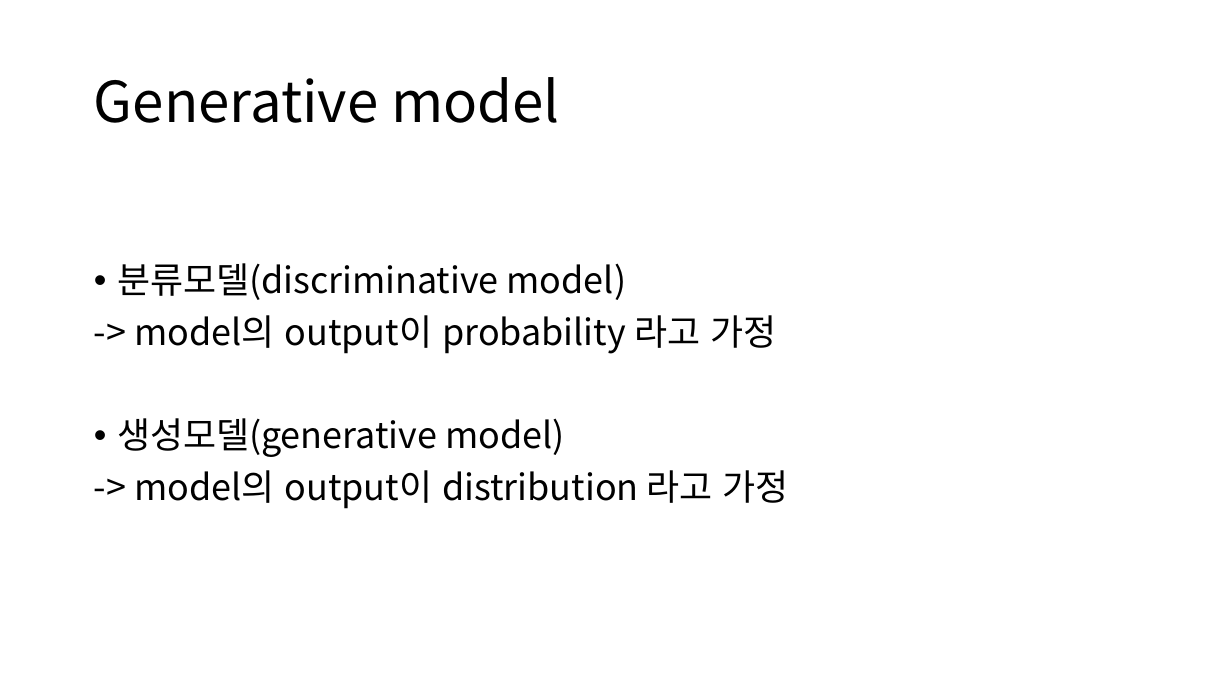
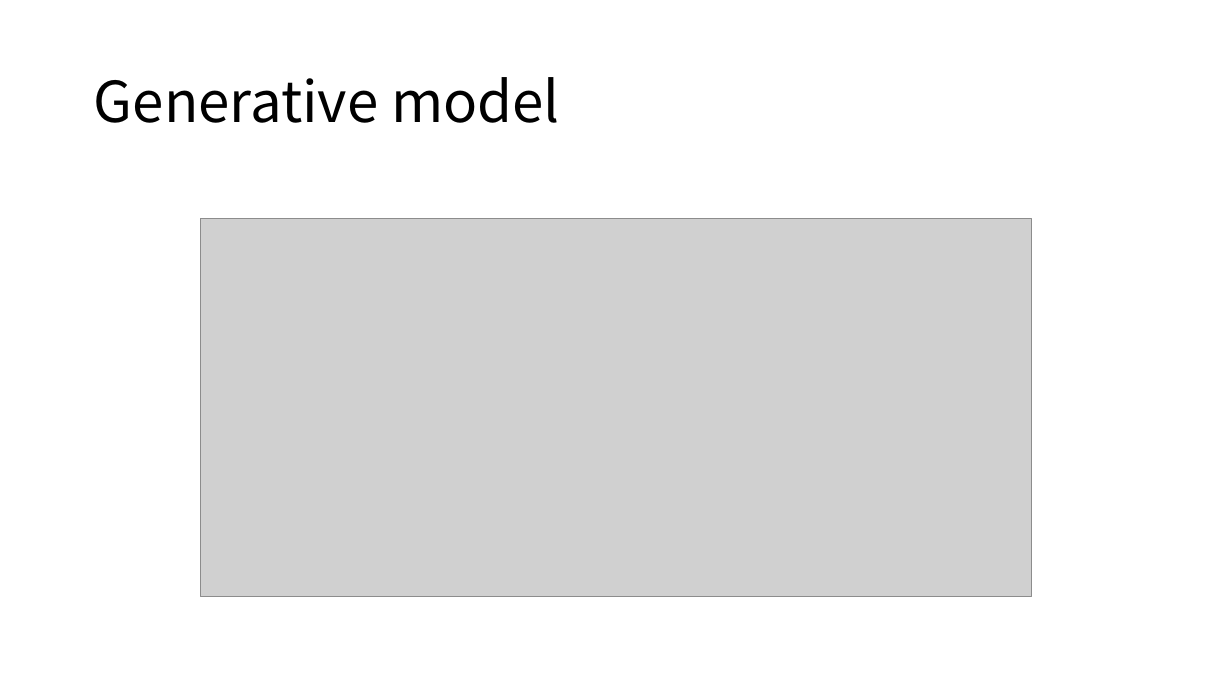
Before and after one commit to onebottlekick/GAN_study, a slide deck: slide 2 of week1/week1.pptx. Drawn at 1232x693 pixels with LibreOffice and Linux fonts; fonts in the diff are those of the drawing; grey boxes stand for pictures. Boxes give left, top, right and bottom in pixels: in the first picture for what was removed or moved away, otherwise in the second. Text is boxed around its words. In the diff, an @@ line names an element or a change of style, - is before the commit and + after.

```diff
--- a/week1/week1.pptx
+++ b/week1/week1.pptx
@@ picture added at (201, 219, 1032, 597) @@
@@ text removed at (117, 263, 789, 509) @@
-• 분류모델(discriminative model)
--> model의 output이 probability 라고 가정
-• 생성모델(generative model)
--> model의 output이 distribution 라고 가정
```
Also in this commit, not shown: 1 other file.
